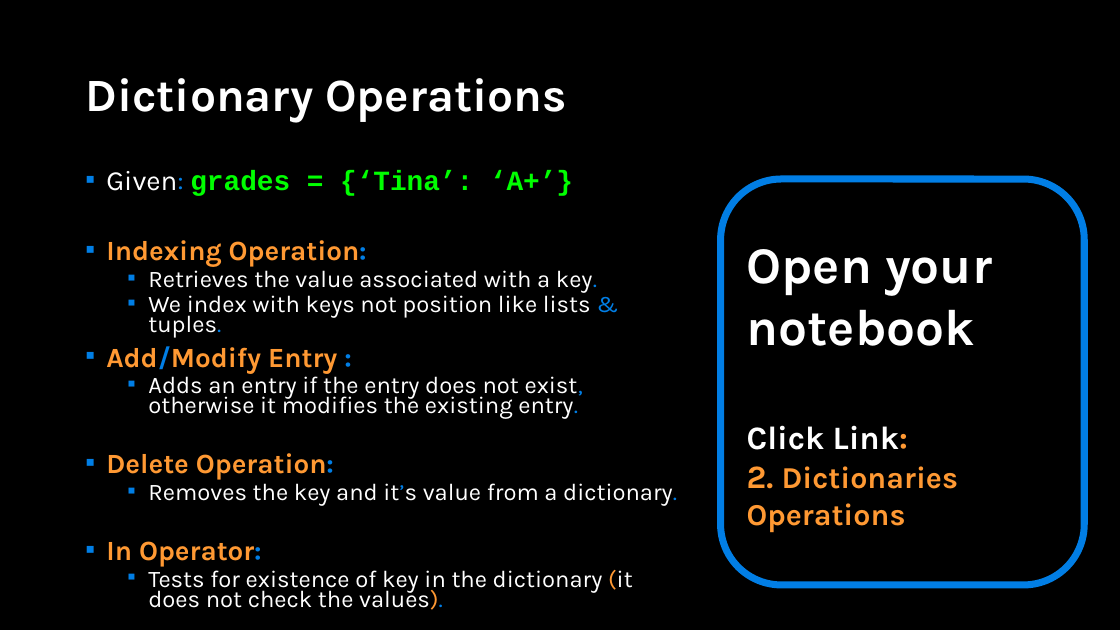
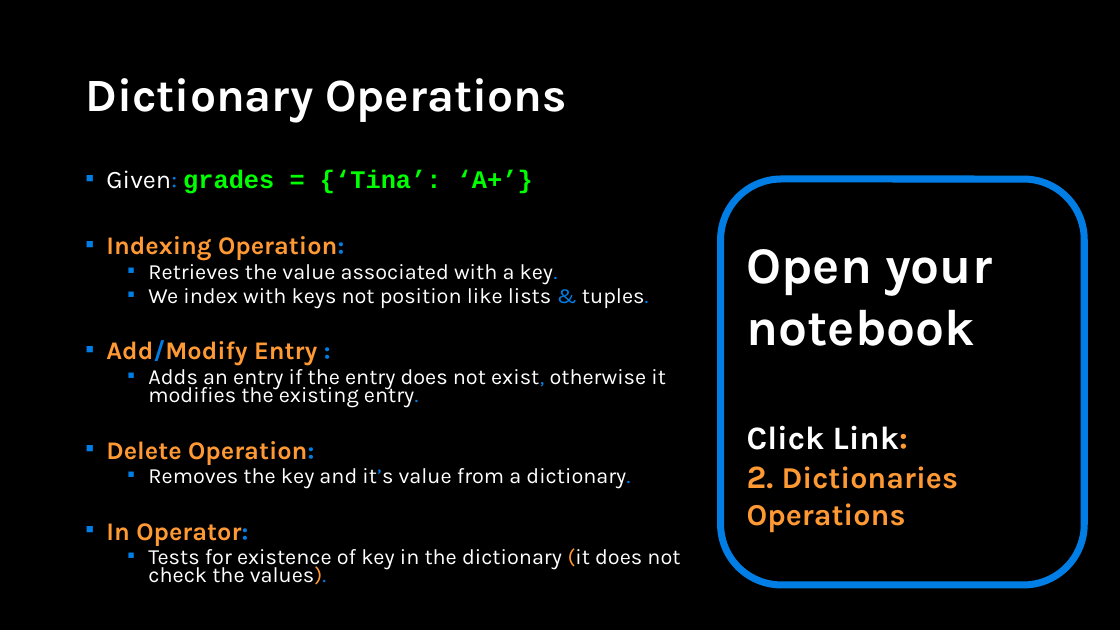
Before and after one commit to APS106/APS106-winter-2023-kinsella-goodfellow, a slide deck: slide 8 of lectures/week8/lecture2/slides/week8_lecture2.pptx. Drawn at 1120x630 pixels with LibreOffice and Linux fonts; fonts in the diff are those of the drawing; background and template pictures are left out. Boxes give left, top, right and bottom in pixels: in the first picture for what was removed or moved away, otherwise in the second. Text is boxed around its words. In the diff, an @@ line names an element or a change of style, - is before the commit and + after.

```diff
--- a/lectures/week8/lecture2/slides/week8_lecture2.pptx
+++ b/lectures/week8/lecture2/slides/week8_lecture2.pptx
@@ text "Given: grades = {‘Tina’: ‘A+’}" at box(106, 170, 680, 585): size 23.8 to 21.7 pt in "Given: grades = {‘Tina’: ‘A+’}", "Indexing Operation:", "Add/Modify Entry :", "Delete Operation:" and 1 more places; size 20.4 to 18.6 pt in "Retrieves the value associated with a key.", "We index with keys not position like ...", "Adds an entry if the entry does ...", "Removes the key and it’s value from ..." and 1 more places @@
```
Also in this commit, not shown: 2 other slides changed, 1 slide added, 6 other files.
